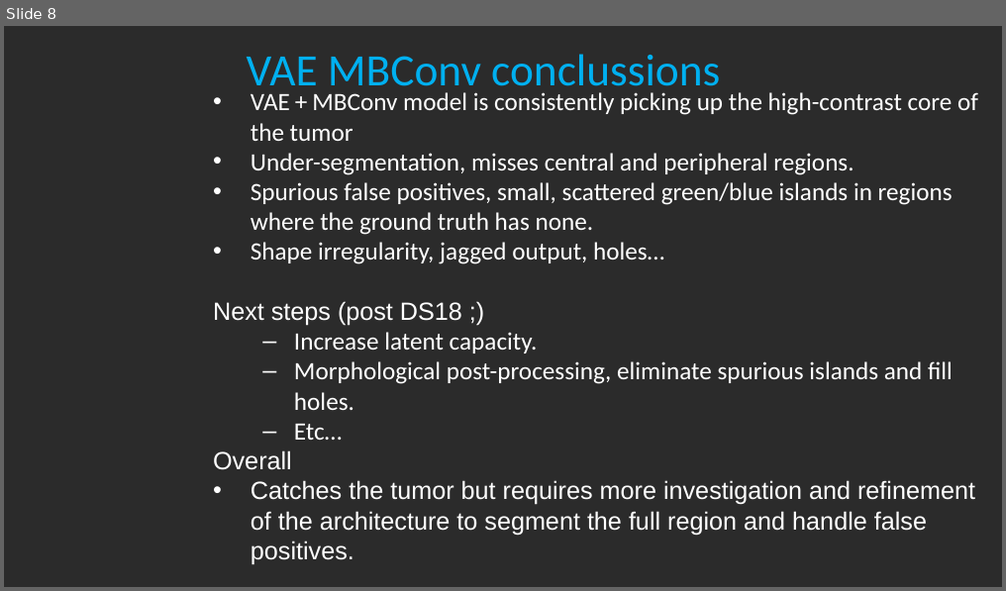
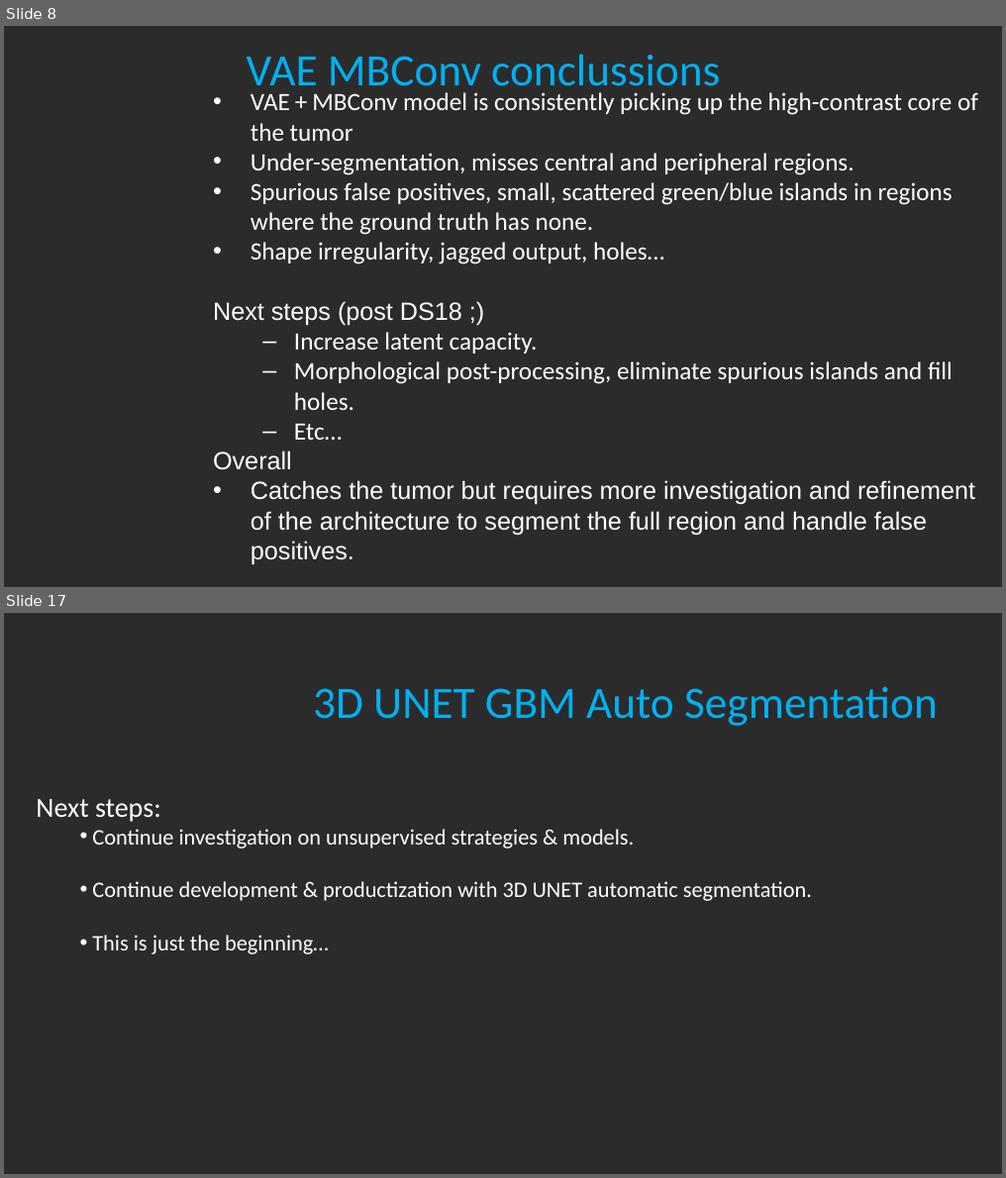
Before and after one commit to daniel-chervin/DS18_FinalProject, a slide deck: ds18_GBM_Autosegmentation.pptx. Shown one above the other, each under a label of ours: slide 8 before the commit, slides 8 and 17 after it; the slides between them are not shown. The pictures are 1006x591 and 1006x1178 pixels, drawn with LibreOffice and Linux fonts; fonts in the diff are those of the drawing; background and template pictures are left out; a plain dark background stands for a picture behind light text. Boxes give left, top, right and bottom in pixels: in the first picture for what was removed or moved away, otherwise in the second. Text is boxed around its words. In the diff, an @@ line names an element or a change of style, - is before the commit and + after.

```diff
--- a/ds18_GBM_Autosegmentation.pptx
+++ b/ds18_GBM_Autosegmentation.pptx
@@ slide 17 added at <box>4,613,1002,1174</box>, background picture (left out) @@
@@ title added at <box>313,686,938,726</box>, 32.4 pt, text #00B0F0 @@
+3D UNET GBM Auto Segmentation
@@ text added at <box>36,799,812,955</box>, 16 pt, text #FFFFFF @@
+Next steps:
+  • Continue investigation on unsupervised strategies & models.
+  • Continue development & productization with 3D UNET automatic segmentation.
+  • This is just the beginning…
```
Also in this commit, not shown: 5 slides changed, 8 other slides added, 3 slides removed.
